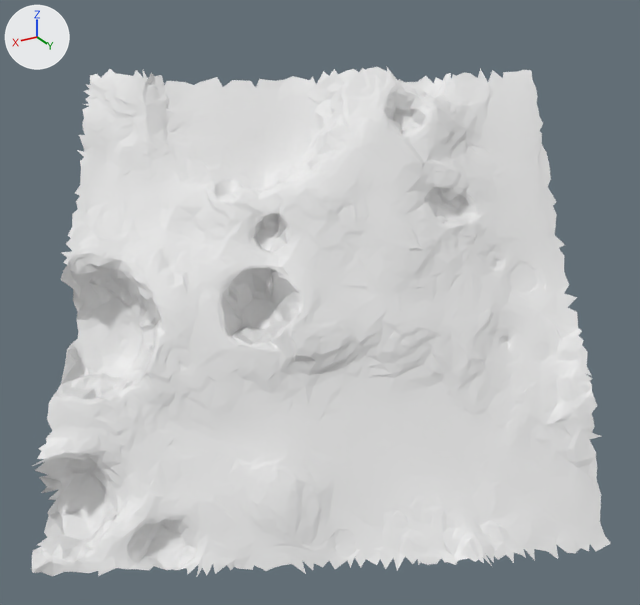
A saved change to the glTF model moon small_tiles/tile_092.glb.
Rendered twice from a camera (50 mm lens) standing at (15.31, 27.94, 20.12) and looking at (11.12, 20.96, 16.63). The axes (+X, +Y, +Z) are drawn at upper left. The lights are the same throughout. The older version comes first. Vertices at exactly the same position are counted once.

Objects in the first picture: 't92'.
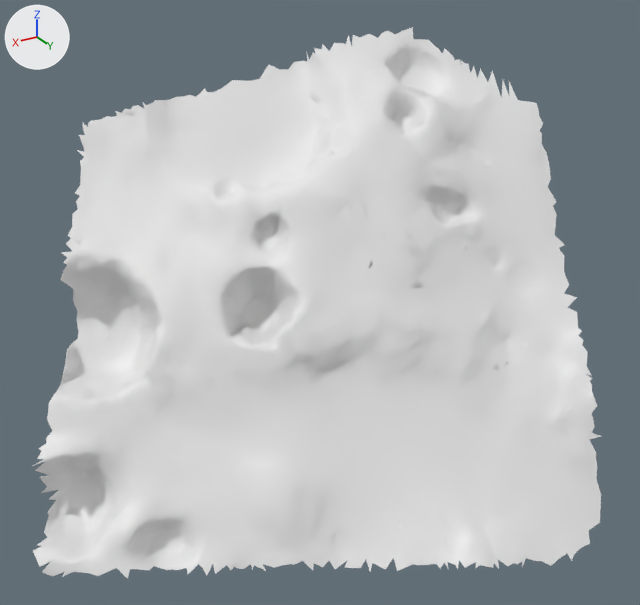
Location of each change, [x1, y1, x2, y2] in pixels of the pictures (640 x 605 px; the box of a moved part takes in the faces that stretch with it):
't92', reshaped (8% taller)
    before: [32, 66, 610, 576]
    after: [32, 27, 602, 579]
part 1 of me_t92, moved or reshaped
    before: [82, 69, 538, 127]
    after: [251, 27, 477, 87]
part 2 of me_t92, reshaped
    before: [32, 552, 50, 573]
    after: [62, 568, 130, 579]
part 3 of me_t92, reshaped
    before: [197, 523, 610, 576]
    after: [345, 545, 575, 572]

What the commit changed:
me_t92 is used by ob_t92; location (0.0, 0.0, 0.0).
Verts and faces of me_t92; kept vertices keep their numbers, new ones are numbered from 4786.
Before the commit, vertices of me_t92: 1 (13.71, 21.3, 14.58) at pixel (98, 575), 2 (13.78, 21.25, 14.61) at pixel (88, 573), 4 (13.89, 21.17, 14.62) at pixel (73, 571), 5 (13.96, 21.12, 14.62) at pixel (64, 571), 7 (14.05, 21.01, 14.7) at pixel (50, 561).
Before the commit, vertices of me_t92: 8 (14.19, 20.88, 14.72) at pixel (31, 556), 399 (14.22, 20.98, 14.61) at pixel (32, 573), 400 (14.15, 20.98, 14.66) at pixel (39, 566), 401 (14.14, 20.99, 14.6) at pixel (41, 572), 3689 (14.17, 20.87, 14.77) at pixel (32, 550).
Before the commit, vertices of me_t92: 4001 (13.69, 21.27, 14.62) at pixel (98, 570), 4002 (13.54, 21.33, 14.63) at pixel (116, 568), 4009 (13.43, 21.37, 14.6) at pixel (130, 569), 4784 (14.22, 20.96, 14.64) at pixel (31, 569).
me_t92 had 4786 vertices, 9259 faces and spanned x 8.2..14.22, y 18.37..23.34, z 14.43..18.7.
me_t92 now has 4836 vertices, 9370 faces and spans x 8.31..14.17, y 18.63..23.25, z 14.4..19.05.
Part 1, on me_t92:
108 vertices are removed from x 8.2..12.62, y 18.37..20.79, z 18.2..18.68.
206 faces are deleted.
149 vertices are added at x 8.75..10.7, y 19.17..20.26, z 18.55..19.05.
294 new faces join them.
Part 2, on me_t92:
Vertices deleted: 8, 399, 4784 (with the faces that use them).
Faces deleted: (7, 400, 401).
New vertex 4935 is at (13.47, 21.42, 14.54), pixel (127, 578).
New vertex 4953 is at (13.99, 21.11, 14.57), pixel (62, 576).
New faces: (4, 5, 4953), (4002, 4935, 4009), (1, 4001, 2).
Part 3, on me_t92:
7 vertices are removed from x 9.23..12.89, y 21.66..23.34, z 14.43..14.58.
11 faces are deleted.
17 vertices are added at x 9.66..11.61, y 22.23..23.25, z 14.4..14.55.
36 new faces join them.
